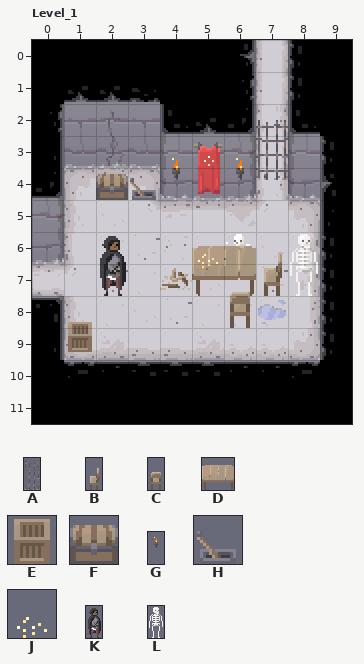
Two versions of a level (LDtk project, Calciumtrice/tiles/dungeon_tilesmap_calciumtrice.ldtk). The first picture shows the starting point.
Cells are 16x16 px. Shown: Level_1 x 0..9, y 0..11. The commit also changed other parts of the map, which this record leaves out.
Key: from "Dungeon_tileset_calciumtrice": A 335, B 463, C 465, D 468, E 570, F 572, G 581, H 585, J 660, K 797, L 882.
Objects are placed by their top-left corner, in cells (3,4 is the top-left corner of cell 3,4); size is 1x1 cell unless given.
Layers that did not change in this view are not listed.
Objects on layer "Entities" before:
A "Door" at 7,2.4 size 1x2
F "Chest" at 2,4
E "Chest" at 1,8.8
K "Player" at 2,6 size 1x2
D "Object" at 5,6 size 2x2
B "Object" at 7,6 size 1x2
C "Object" at 6,7 size 1x2
J "Object" at 5,6.1
G "Torch" at 6,3.4 size 1x2
G "Torch" at 4,3.4 size 1x2
L "Enemy" at 8,6 size 1x2
H "Lever" at 3,4
Once edited:
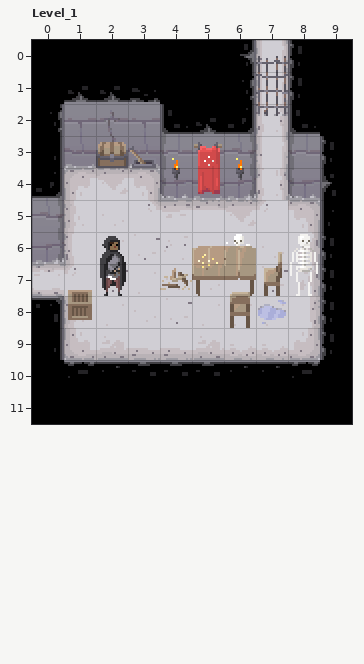
The edit:
Layer "Entities":
changed: A "Door" at 7,2.4 size 1x2 -> A "Door" at 7,0.4 size 1x2
changed: F "Chest" at 2,4 -> F "Chest" at 2,3
changed: E "Chest" at 1,8.8 -> E "Chest" at 1,7.8
changed: H "Lever" at 3,4 -> H "Lever" at 3,3
Where, in picture pixels (left, top, right, bottom), the same in both pictures:
changed: (256, 56, 288, 180)
changed: (96, 142, 156, 200)
changed: (68, 290, 92, 352)
